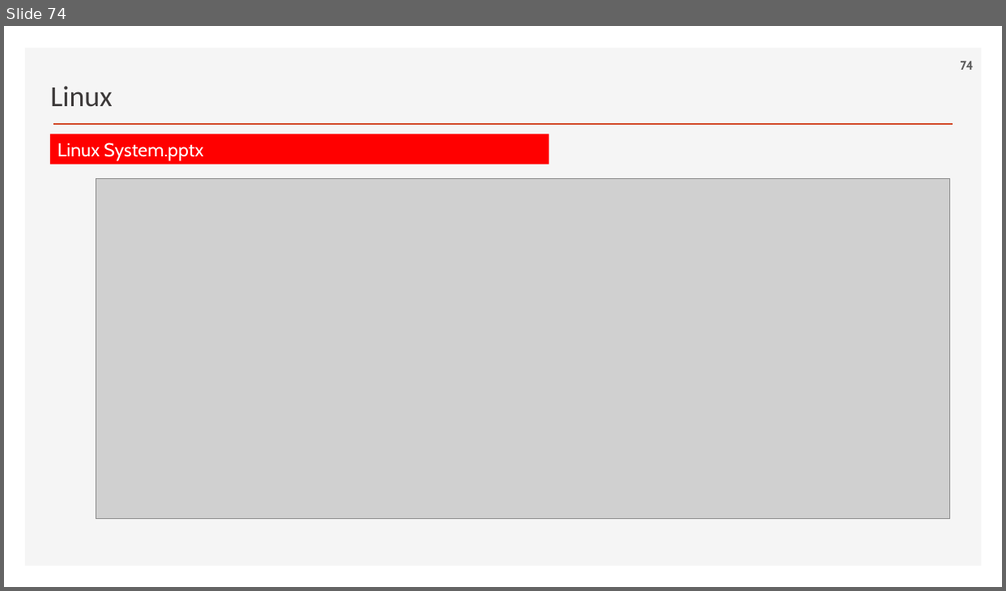
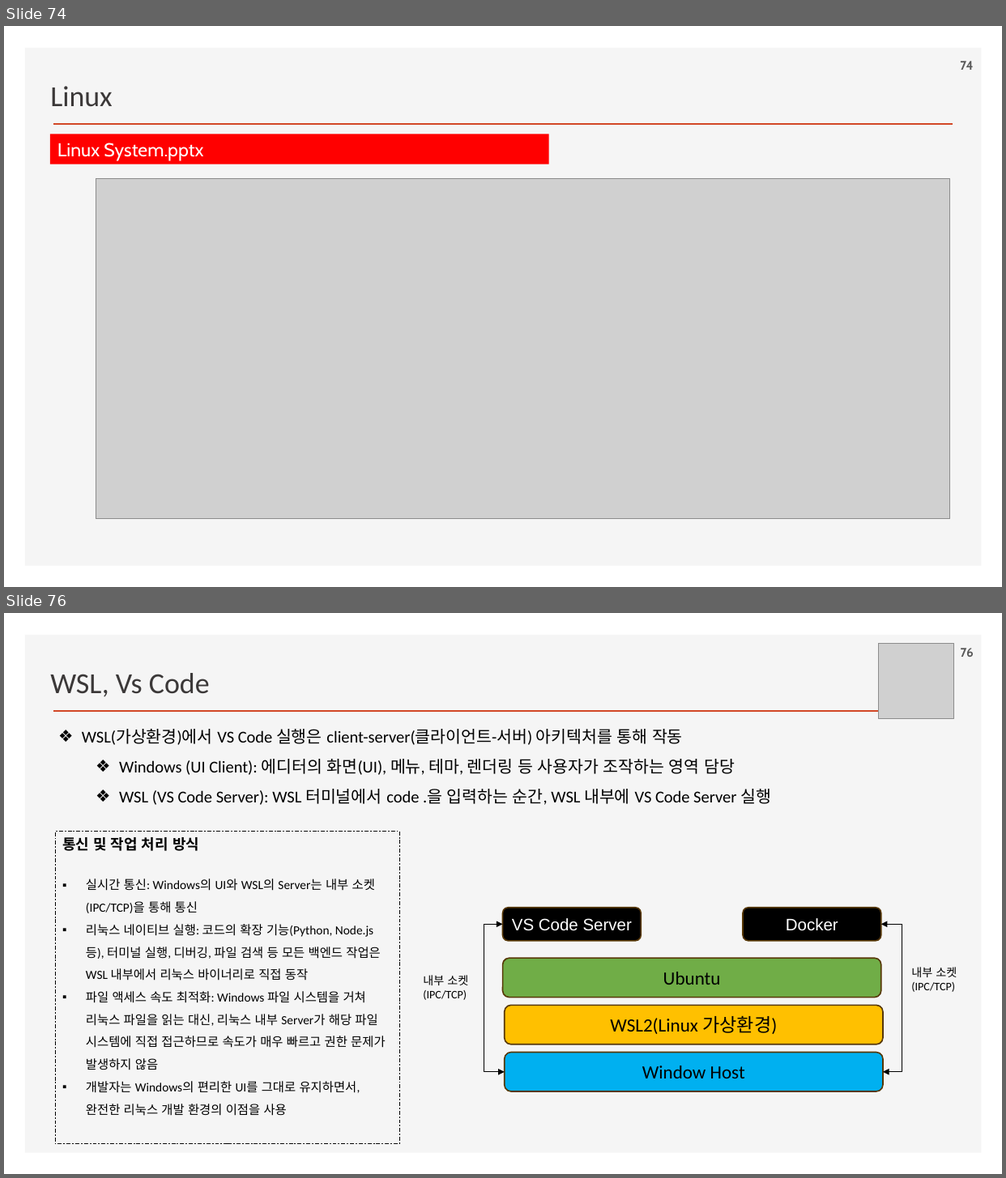
Before and after one commit to ancestor9/2026_Fall_AI-Workflow, a slide deck: PPTs/00_App Deployment.pptx. Shown one above the other, each under a label of ours: slide 74 before the commit, slides 74 and 76 after it; the slides between them are not shown. The pictures are 1006x591 and 1006x1178 pixels, drawn with LibreOffice and Linux fonts; fonts in the diff are those of the drawing; grey boxes stand for pictures; background and template pictures are left out. Boxes give left, top, right and bottom in pixels: in the first picture for what was removed or moved away, otherwise in the second. Text is boxed around its words. In the diff, an @@ line names an element or a change of style, - is before the commit and + after.

```diff
--- a/PPTs/00_App Deployment.pptx
+++ b/PPTs/00_App Deployment.pptx
@@ slide 76 added at box(4, 613, 1002, 1174), background #FFFFFF; not listed: 2 template elements that a slide beside it also shows @@
@@ picture added at box(879, 644, 954, 718) @@
@@ page number added at box(961, 648, 974, 657), 12 pt, text #595959, bold @@
+76
@@ text added at box(50, 673, 210, 697), 28 pt, text #3B3838 @@
+WSL, Vs Code
@@ text added at box(82, 729, 771, 805), 16 pt, text #000000 @@
+❖ WSL(가상환경)에서 VS Code 실행은 client-server(클라이언트-서버) 아키텍처를 통해 작동
+  ❖ Windows (UI Client): 에디터의 화면(UI), 메뉴, 테마, 렌더링 등 사용자가 조작하는 영역 담당
+  ❖ WSL (VS Code Server): WSL 터미널에서 code .을 입력하는 순간, WSL 내부에 VS Code Server 실행
@@ rectangle added at box(55, 832, 399, 1144), outline #000000 0.75 pt dashed, 12 pt, text #000000 @@
+통신 및 작업 처리 방식
+▪ 실시간 통신: Windows의 UI와 WSL의 Server는 내부 소켓(IPC/TCP)을 통해 통신
+▪ 리눅스 네이티브 실행: 코드의 확장 기능(Python, Node.js 등), 터미널 실행, 디버깅, 파일 검색 등 모든 백엔드 작업은 WSL 내부에서 리눅스 바이너리로 직접 동작
+▪ 파일 액세스 속도 최적화: Windows 파일 시스템을 거쳐 리눅스 파일을 읽는 대신, 리눅스 내부 Server가 해당 파일 시스템에 직접 접근하므로 속도가 매우 빠르고 권한 문제가 발생하지 않음
+▪ 개발자는 Windows의 편리한 UI를 그대로 유지하면서, 완전한 리눅스 개발 환경의 이점을 사용
@@ elbow double arrow added from (505, 1072) to (503, 924), #000000 0.5 pt @@
@@ rounded rectangle added at box(503, 908, 641, 941), fill #000000, outline #563705 1.25 pt, 16 pt, text #FFFFFF @@
+VS Code Server
@@ rounded rectangle added at box(743, 908, 881, 941), fill #000000, outline #563705 1.25 pt, 16 pt, text #FFFFFF @@
+Docker
@@ elbow double arrow added from (883, 1072) to (881, 924), #000000 0.5 pt @@
@@ text added at box(423, 975, 468, 1000), 11 pt, text #000000 @@
+내부 소켓
+(IPC/TCP)
@@ rounded rectangle added at box(503, 958, 881, 997), fill #70AD47, outline #563705 1.25 pt, 18 pt, text #000000 @@
+Ubuntu
@@ text added at box(911, 967, 957, 992), 11 pt, text #000000 @@
+내부 소켓
+(IPC/TCP)
@@ rounded rectangle added at box(505, 1005, 884, 1044), fill #FFC000, outline #563705 1.25 pt, 18 pt, text #000000 @@
+WSL2(Linux 가상환경)
@@ rounded rectangle added at box(505, 1053, 884, 1092), fill #00B0F0, outline #563705 1.25 pt, 18 pt, text #000000 @@
+Window Host
```
Also in this commit, not shown: 4 other slides added.
